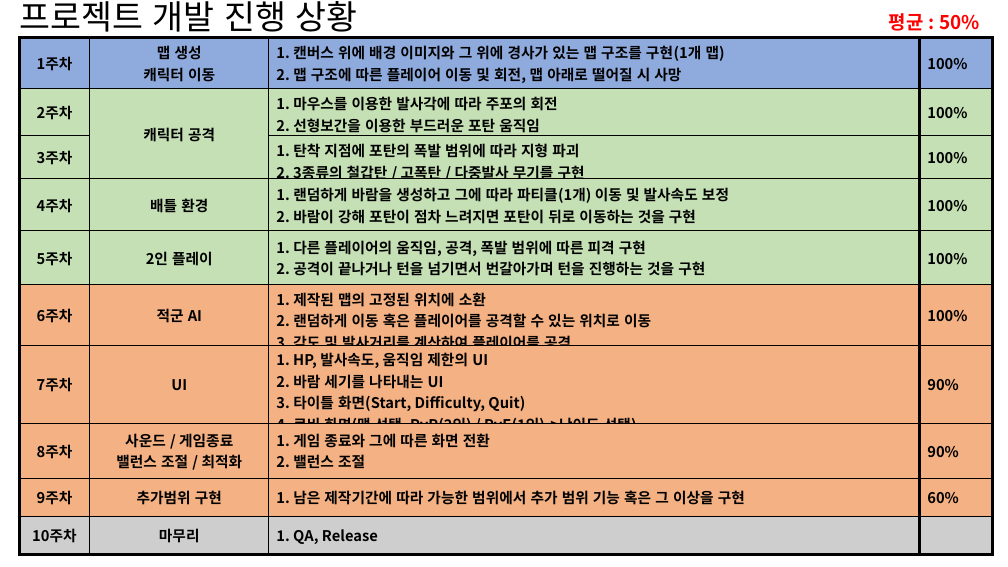
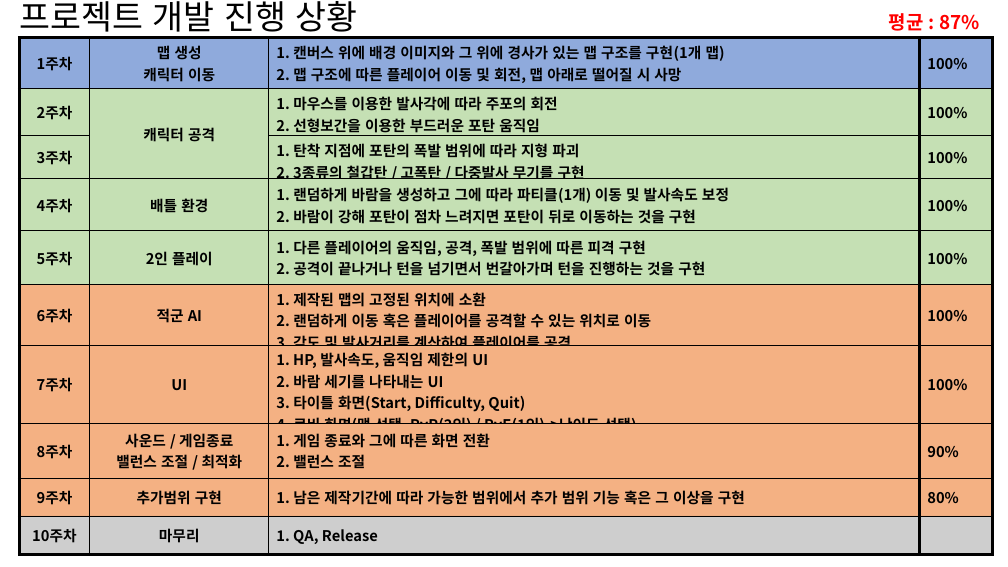
Before and after one commit to SaintPingu/2DGP-Project, a slide deck: slide 1 of docs/3차 발표.pptx. Drawn at 1008x567 pixels with LibreOffice and Linux fonts; fonts in the diff are those of the drawing. Boxes give left, top, right and bottom in pixels: in the first picture for what was removed or moved away, otherwise in the second. Text is boxed around its words. In the diff, an @@ line names an element or a change of style, - is before the commit and + after.

```diff
--- a/docs/3차 발표.pptx
+++ b/docs/3차 발표.pptx
@@ text at bbox=[889, 13, 979, 31]: text changed @@
-평균 : 50%
+평균 : 87%
@@ table at bbox=[19, 37, 992, 554] @@
-row 7, column 4: 90%
+row 7, column 4: 100%
-row 9, column 4: 60%
+row 9, column 4: 80%
```
Also in this commit, not shown: 1 other slide changed, 6 other files.
